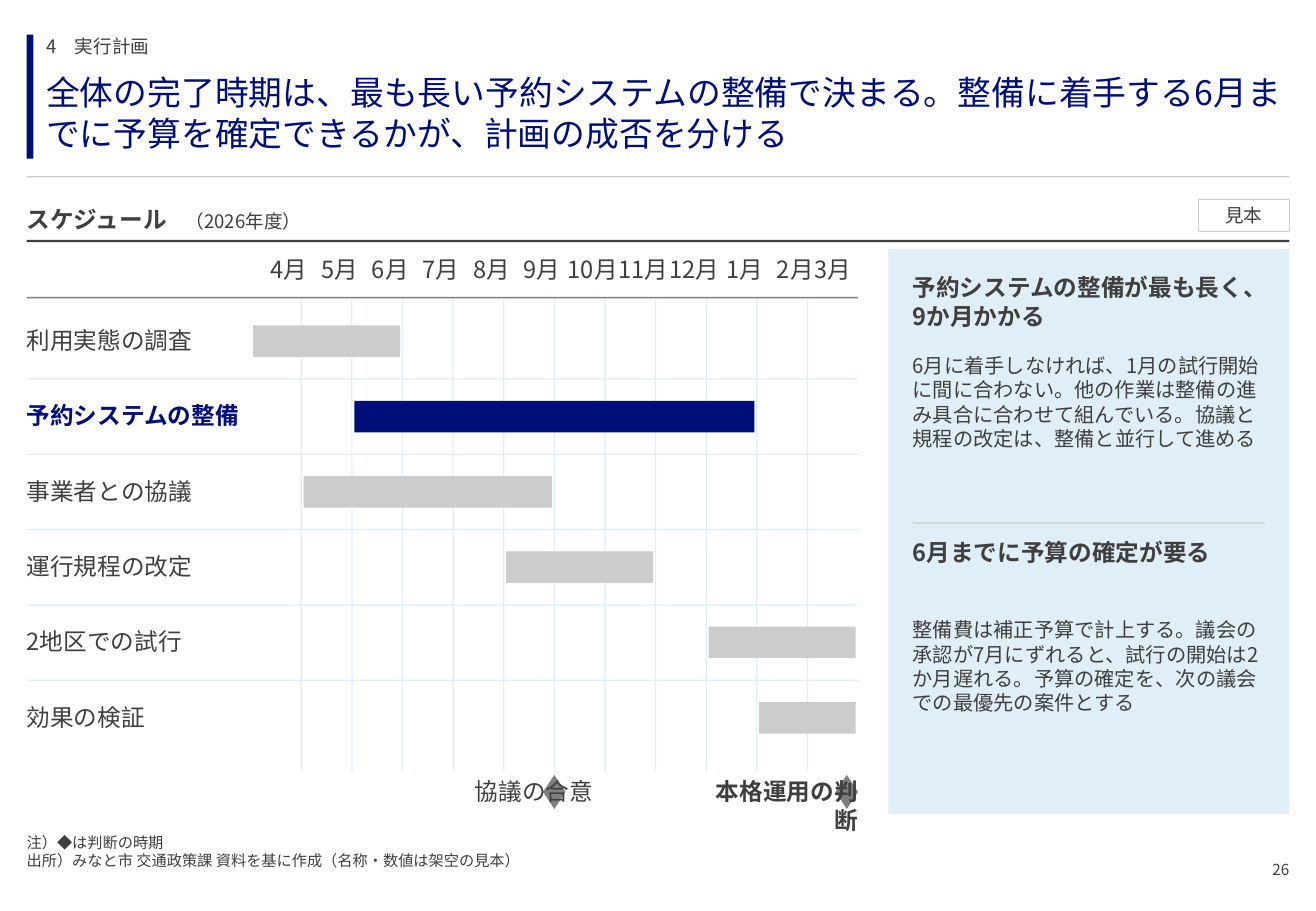
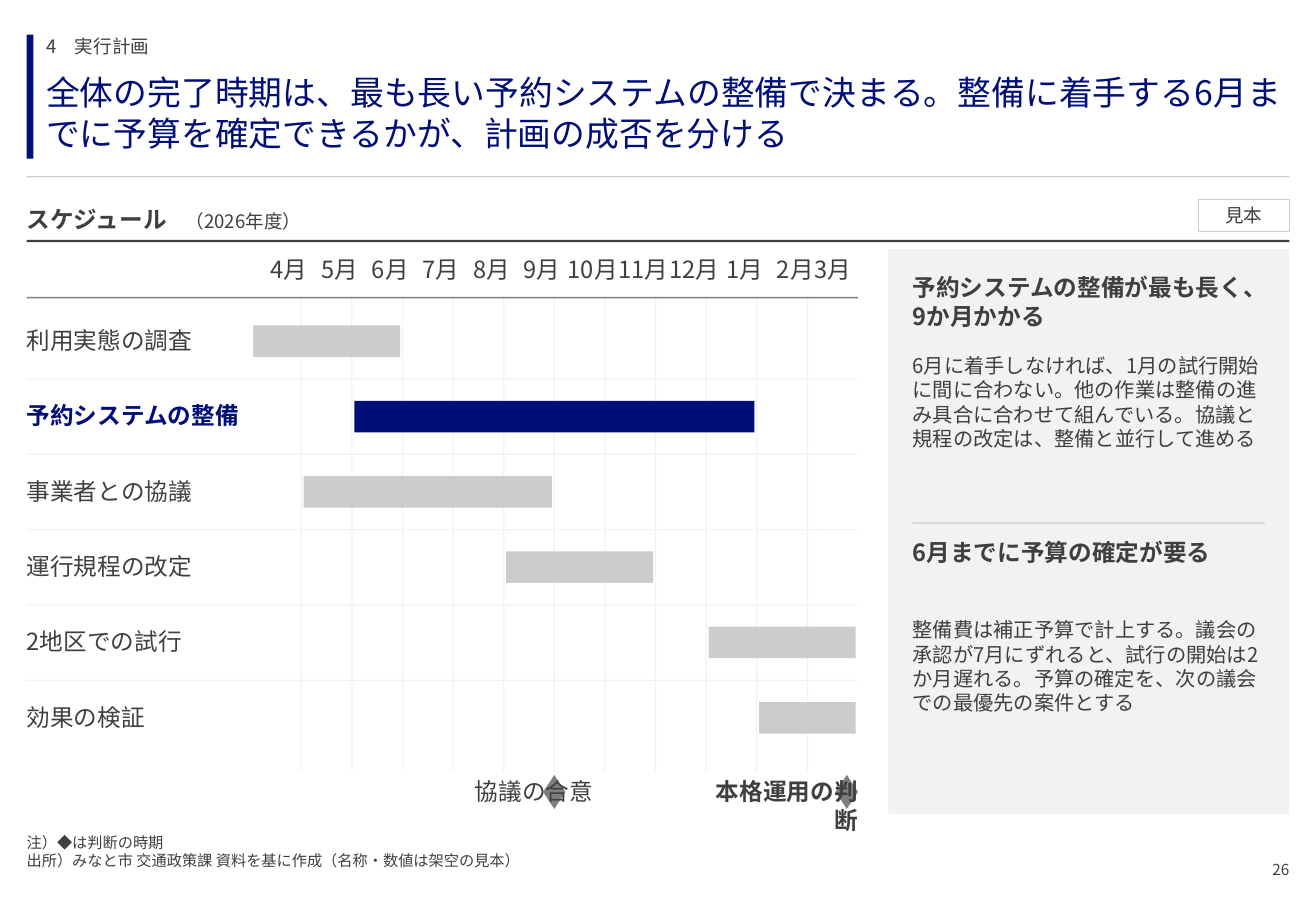
Before and after one commit to GontaHH/slide_builder, a slide deck: slide 26 of patterns/pattern-deck.pptx. Drawn at 1316x911 pixels with LibreOffice and Linux fonts; fonts in the diff are those of the drawing. Boxes give left, top, right and bottom in pixels: in the first picture for what was removed or moved away, otherwise in the second. Text is boxed around its words. In the diff, an @@ line names an element or a change of style, - is before the commit and + after.

```diff
--- a/patterns/pattern-deck.pptx
+++ b/patterns/pattern-deck.pptx
@@ rectangle at bbox=[888, 249, 1289, 814]: fill #E0EEF8 to #F2F2F2 @@
@@ line (301, 298) - (301, 772): stroke #E0EEF8 0.75 pt to #F2F2F2 0.75 pt @@
@@ line (352, 298) - (352, 772): stroke #E0EEF8 0.75 pt to #F2F2F2 0.75 pt @@
@@ line (402, 298) - (402, 772): stroke #E0EEF8 0.75 pt to #F2F2F2 0.75 pt @@
@@ line (453, 298) - (453, 772): stroke #E0EEF8 0.75 pt to #F2F2F2 0.75 pt @@
@@ line (504, 298) - (504, 772): stroke #E0EEF8 0.75 pt to #F2F2F2 0.75 pt @@
@@ line (554, 298) - (554, 772): stroke #E0EEF8 0.75 pt to #F2F2F2 0.75 pt @@
@@ line (605, 298) - (605, 772): stroke #E0EEF8 0.75 pt to #F2F2F2 0.75 pt @@
@@ line (656, 298) - (656, 772): stroke #E0EEF8 0.75 pt to #F2F2F2 0.75 pt @@
@@ line (706, 298) - (706, 772): stroke #E0EEF8 0.75 pt to #F2F2F2 0.75 pt @@
@@ line (757, 298) - (757, 772): stroke #E0EEF8 0.75 pt to #F2F2F2 0.75 pt @@
@@ line (808, 298) - (808, 772): stroke #E0EEF8 0.75 pt to #F2F2F2 0.75 pt @@
@@ line (27, 379) - (858, 379): stroke #E0EEF8 0.75 pt to #F2F2F2 0.75 pt @@
@@ line (27, 454) - (858, 454): stroke #E0EEF8 0.75 pt to #F2F2F2 0.75 pt @@
@@ line (27, 530) - (858, 530): stroke #E0EEF8 0.75 pt to #F2F2F2 0.75 pt @@
@@ line (27, 605) - (858, 605): stroke #E0EEF8 0.75 pt to #F2F2F2 0.75 pt @@
@@ line (27, 680) - (858, 680): stroke #E0EEF8 0.75 pt to #F2F2F2 0.75 pt @@
```
Also in this commit, not shown: 78 other slides changed, 16 other files.
